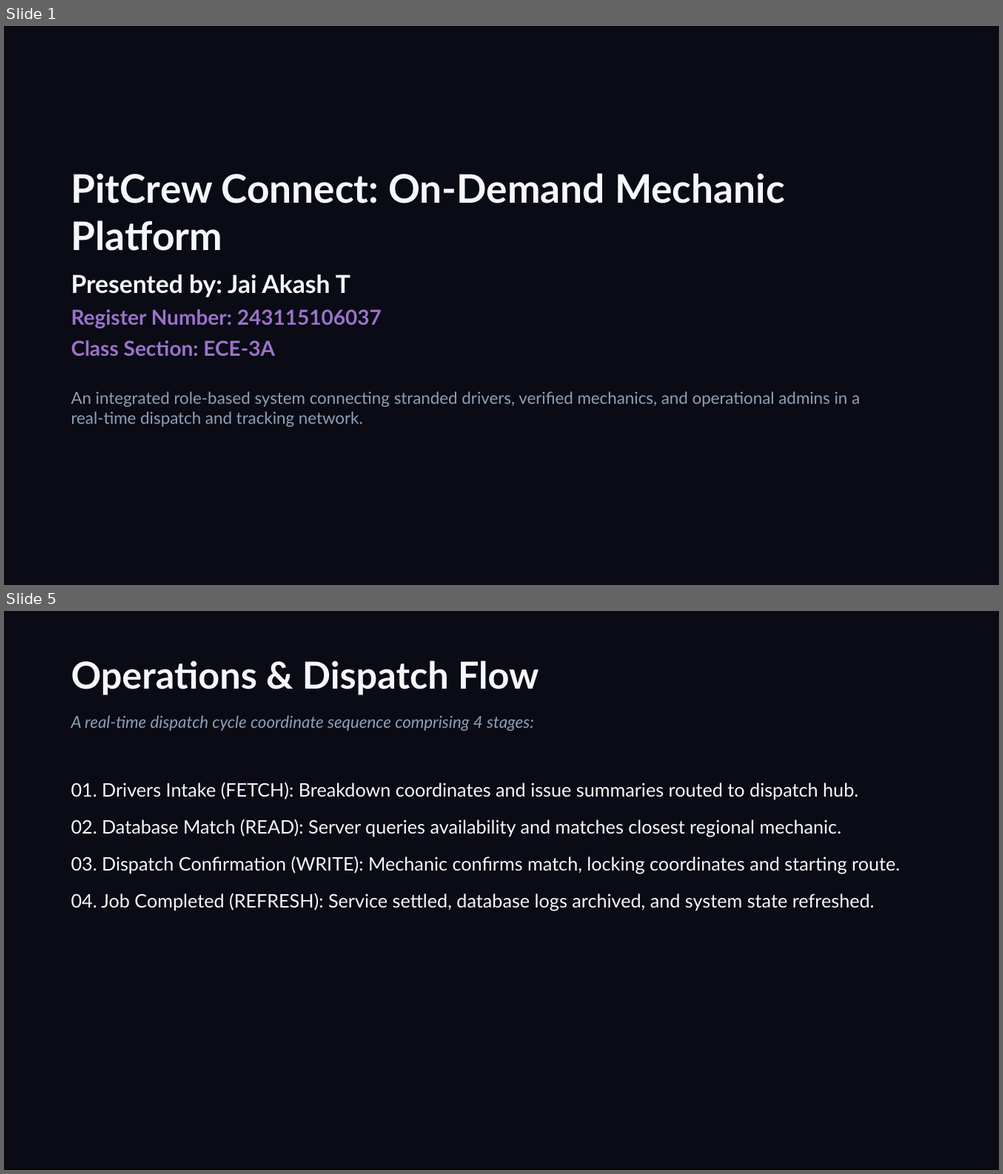
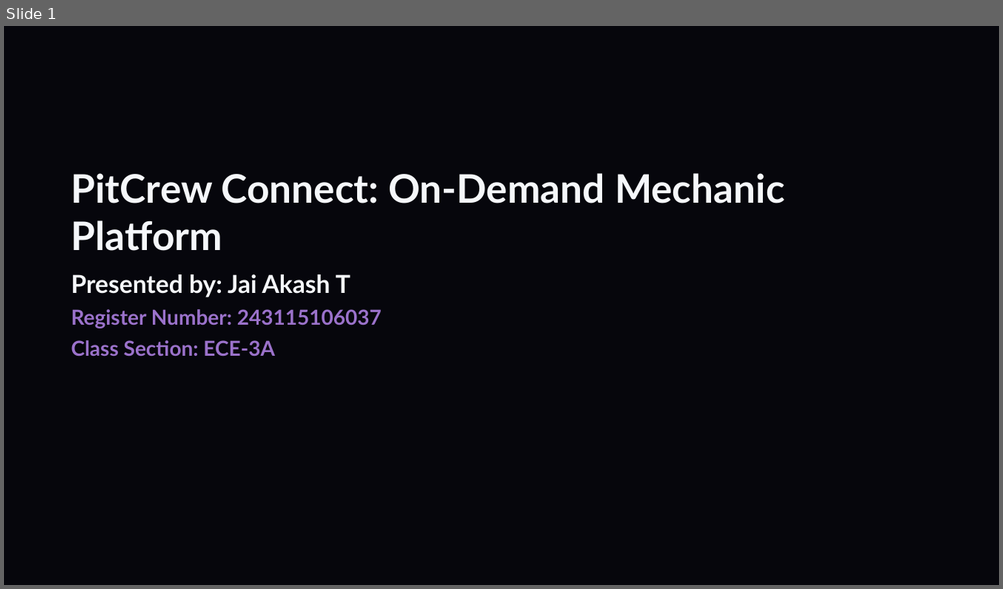
Before and after one commit to jaiAkash1209/Ecube-ppt, a slide deck: PitCrew_Connect_Showcase.pptx. Shown one above the other, each under a label of ours: slides 1 and 5 before the commit, slide 1 after it; the slides between them are not shown. The pictures are 1003x1174 and 1003x589 pixels, drawn with LibreOffice and Linux fonts; fonts in the diff are those of the drawing. Boxes give left, top, right and bottom in pixels: in the first picture for what was removed or moved away, otherwise in the second. Text is boxed around its words. In the diff, an @@ line names an element or a change of style, - is before the commit and + after.

```diff
--- a/PitCrew_Connect_Showcase.pptx
+++ b/PitCrew_Connect_Showcase.pptx
@@ slide 5 removed at (4, 611, 999, 1170), background #0A0B14 @@
@@ text removed at (71, 661, 539, 695) @@
-Operations & Dispatch Flow
@@ text removed at (71, 715, 534, 731) @@
-A real-time dispatch cycle coordinate sequence comprising 4 stages:
@@ text removed at (71, 782, 899, 911) @@
-01. Drivers Intake (FETCH): Breakdown coordinates and issue summaries routed to dispatch hub.
-02. Database Match (READ): Server queries availability and matches closest regional mechanic.
-03. Dispatch Confirmation (WRITE): Mechanic confirms match, locking coordinates and starting route.
-04. Job Completed (REFRESH): Service settled, database logs archived, and system state refreshed.
@@ slide 1 changed as well @@
@@ background #0A0B14 to #06060C @@
@@ text removed at (71, 392, 859, 427) @@
-An integrated role-based system connecting stranded drivers, verified mechanics, and operational admins in a real-time dispatch and tracking network.
```
Also in this commit, not shown: 4 other slides changed, 6 slides added, 2 other slides removed, 4 other files.
